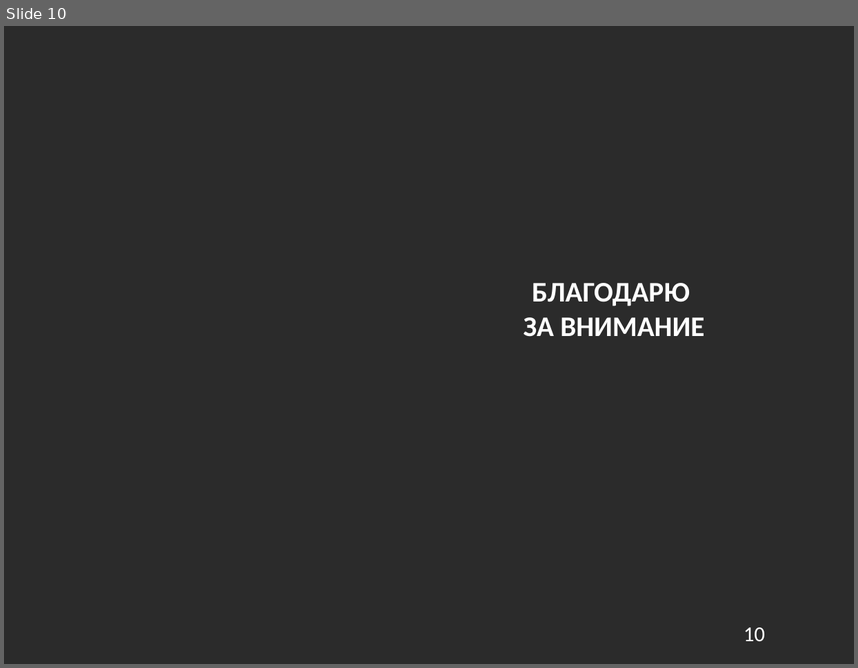
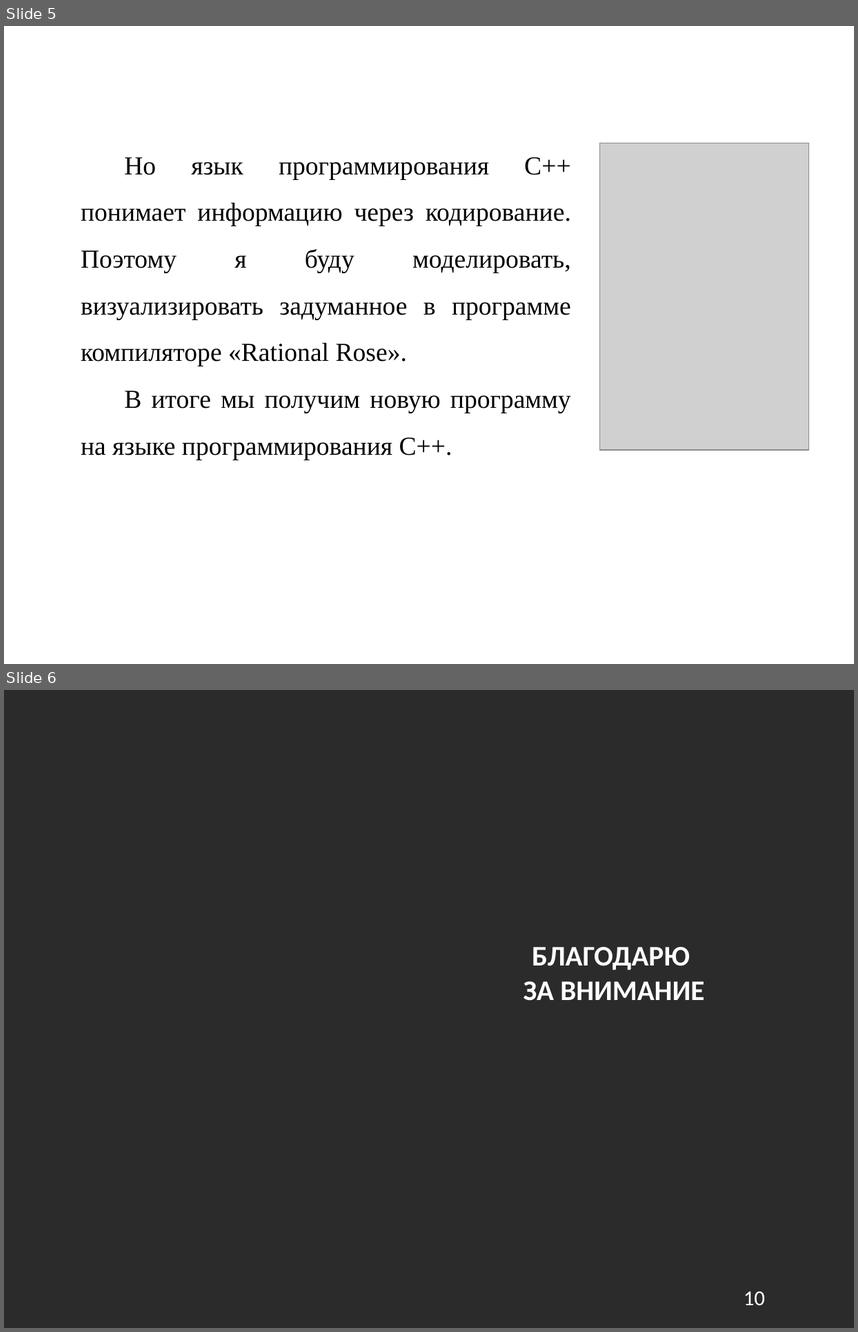
Before and after one commit to NeoWlad/Deutsch, a slide deck: Klimova_na_russkom.pptx. Shown one above the other, each under a label of ours: slide 10 before the commit, slides 5 and 6 after it. The pictures are 858x668 and 858x1332 pixels, drawn with LibreOffice and Linux fonts; fonts in the diff are those of the drawing; grey boxes stand for pictures; background and template pictures are left out; a plain dark background stands for a picture behind light text. Boxes give left, top, right and bottom in pixels: in the first picture for what was removed or moved away, otherwise in the second. Text is boxed around its words. In the diff, an @@ line names an element or a change of style, - is before the commit and + after.

```diff
--- a/Klimova_na_russkom.pptx
+++ b/Klimova_na_russkom.pptx
@@ slide 5 added at <box>4,26,854,664</box>, background picture (left out) @@
@@ picture added at <box>600,143,809,450</box> @@
@@ text added at <box>81,157,571,460</box>, 22 pt, text #000000 @@
+Но язык программирования С++ понимает информацию через кодирование. Поэтому я буду моделировать, визуализировать задуманное в программе компиляторе «Rational Rose».
+В итоге мы получим новую программу на языке программирования С++.
@@ page number added at <box>760,612,789,646</box>, 18 pt, text #FFFFFF @@
+5
@@ what was slide 10 is now slide 6 @@
```
Also in this commit, not shown: 1 slide changed, 3 other slides added, 8 slides removed, 4 other files.
